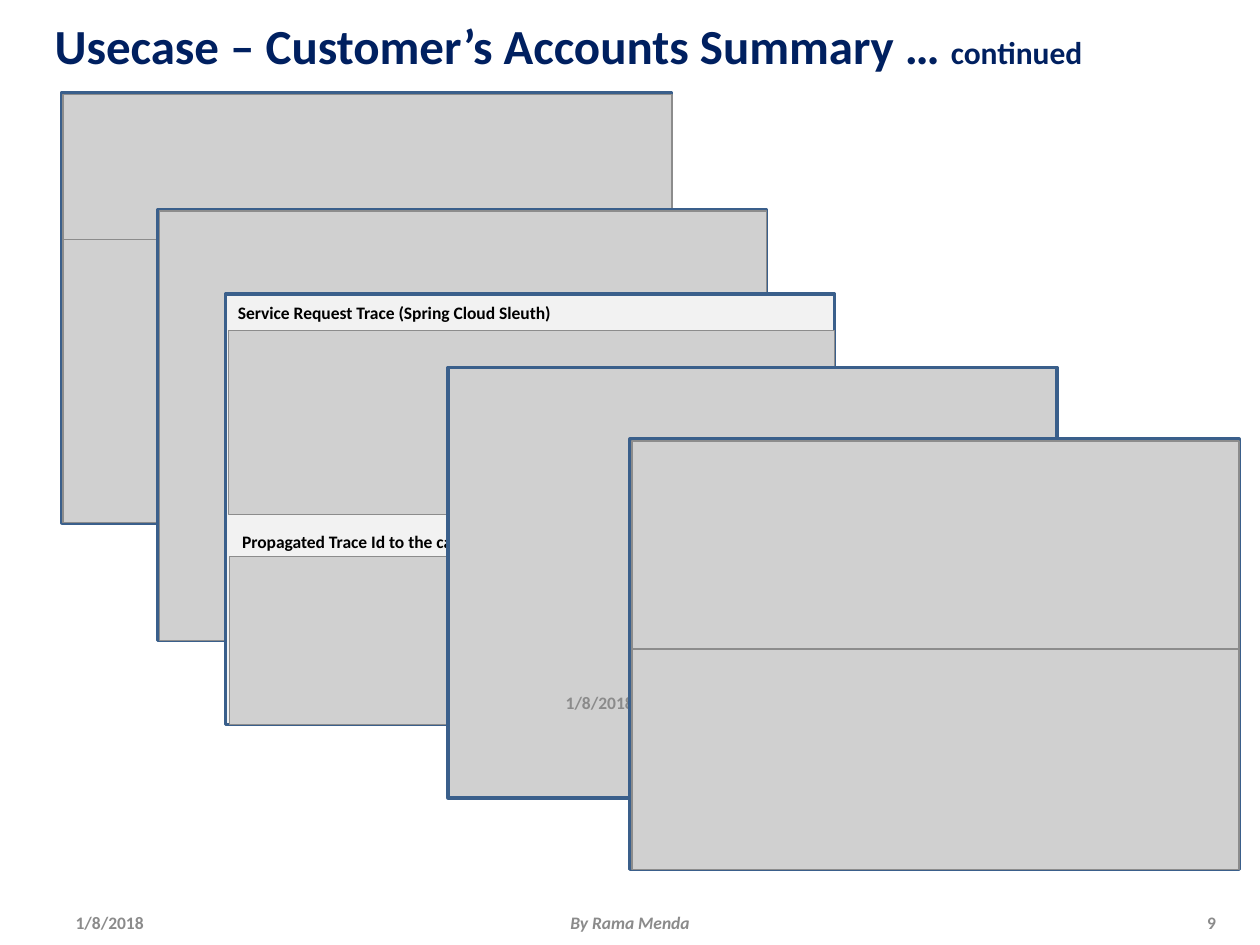
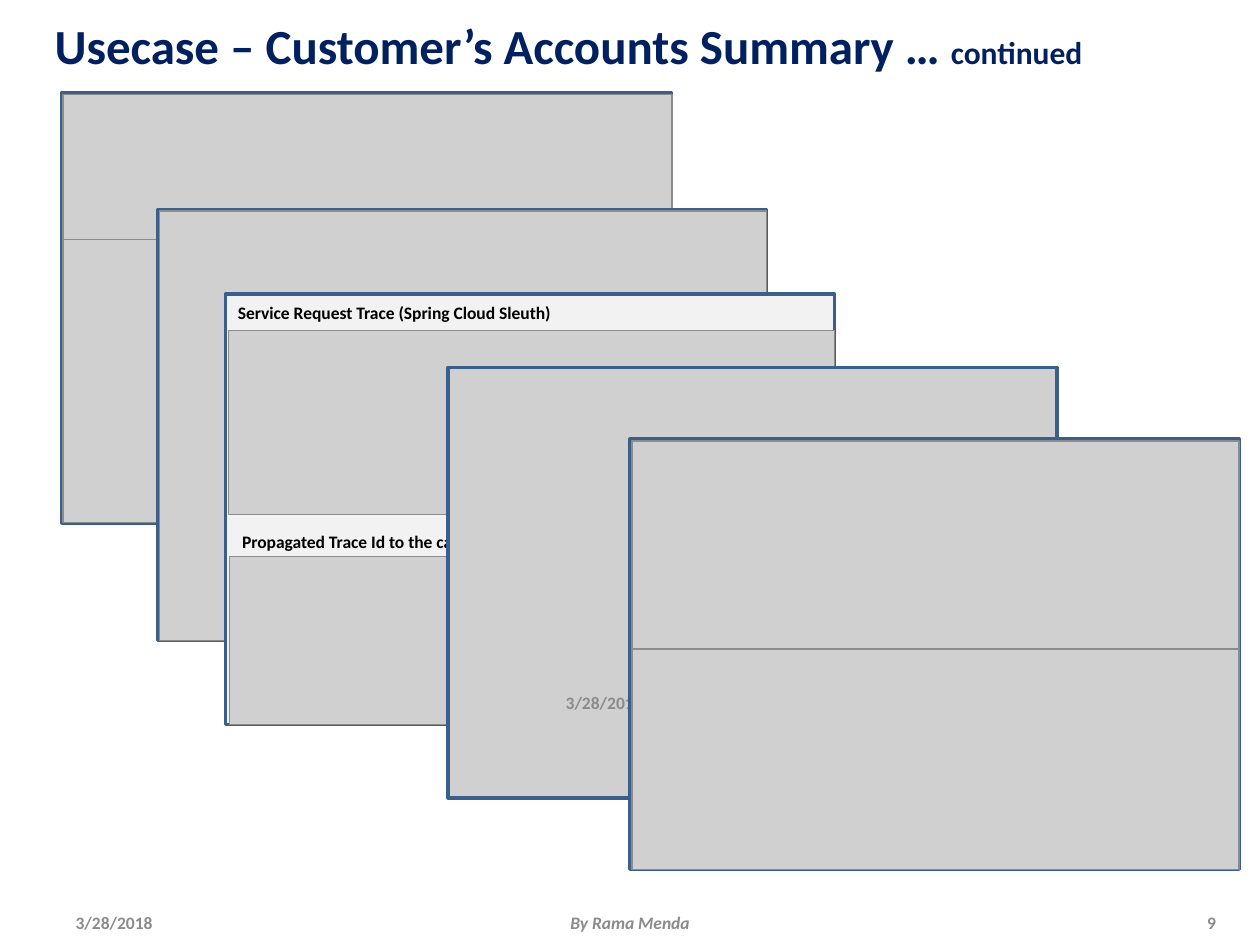
Before and after one commit to ramamenda/microservices, a slide deck: slide 9 of SpringCloudNetflix/MicroservicesPart1_vDraft.pptx. Drawn at 1260x945 pixels with LibreOffice and Linux fonts; fonts in the diff are those of the drawing; grey boxes stand for pictures. Boxes give left, top, right and bottom in pixels: in the first picture for what was removed or moved away, otherwise in the second. Text is boxed around its words. In the diff, an @@ line names an element or a change of style, - is before the commit and + after.

```diff
--- a/SpringCloudNetflix/MicroservicesPart1_vDraft.pptx
+++ b/SpringCloudNetflix/MicroservicesPart1_vDraft.pptx
@@ text at <box>566,695,643,714</box>: text changed @@
-1/8/2018
+3/28/2018
@@ text at <box>76,917,153,930</box>: text changed @@
-1/8/2018
+3/28/2018
```
Also in this commit, not shown: 10 other slides changed.
